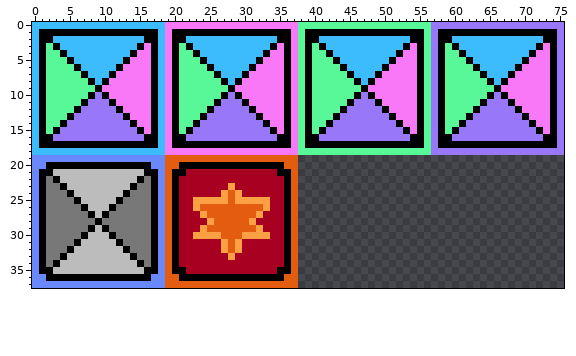
Two versions of one sprite sheet, graphics/sprite-sheet-tiles.png. The picture above was drawn from the file before the commit.
The file is 76x38 pixels.
The same view after the edit:
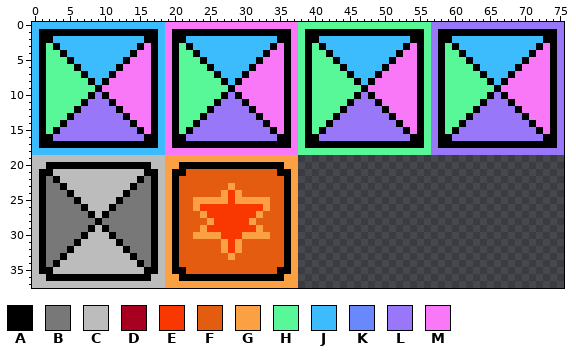
Palette (. is transparent): A #000000  B #787878  C #bcbcbc  D #a80020  E #f83800  F #e45c10  G #fca044  H #58f898  J #3cbcfc  K #6888fc  L #9878f8  M #f878f8
Change:
The edit turns colour K into colour C in row 19 at x 0 to 18; in row 20 at x 0 to 1 and 17 to 18; in rows 21 to 35 at x 0 and 18; in row 36 at x 0 to 1 and 17 to 18; in row 37 at x 0 to 18.
The edit turns colour F into colour E in rows 24 to 25 at x 28; in row 26 at x 24 to 32; in row 27 at x 25 to 31; in row 28 at x 26 to 30; in row 29 at x 25 to 31; in row 30 at x 27 to 29.
The edit turns colour F into colour E in rows 31 to 32 at x 28.
The edit turns colour D into colour F in row 21 at x 22 to 34; in row 22 at x 21 to 35; in row 23 at x 21 to 27 and 29 to 35; in row 24 at x 21 to 26 and 30 to 35; in rows 25 to 26 at x 21 to 22 and 34 to 35; in row 27 at x 21 to 23 and 33 to 35.
The edit turns colour D into colour F in row 28 at x 21 to 24 and 32 to 35; in row 29 at x 21 to 23 and 33 to 35; in row 30 at x 21 to 22 and 34 to 35; in rows 31 to 32 at x 21 to 26 and 30 to 35; in row 33 at x 21 to 27 and 29 to 35; in row 34 at x 21 to 35.
The edit turns colour D into colour F in row 35 at x 22 to 34.
The edit turns colour F into colour G in row 19 at x 19 to 37; in row 20 at x 19 to 20 and 36 to 37; in rows 21 to 35 at x 19 and 37; in row 36 at x 19 to 20 and 36 to 37; in row 37 at x 19 to 37.
